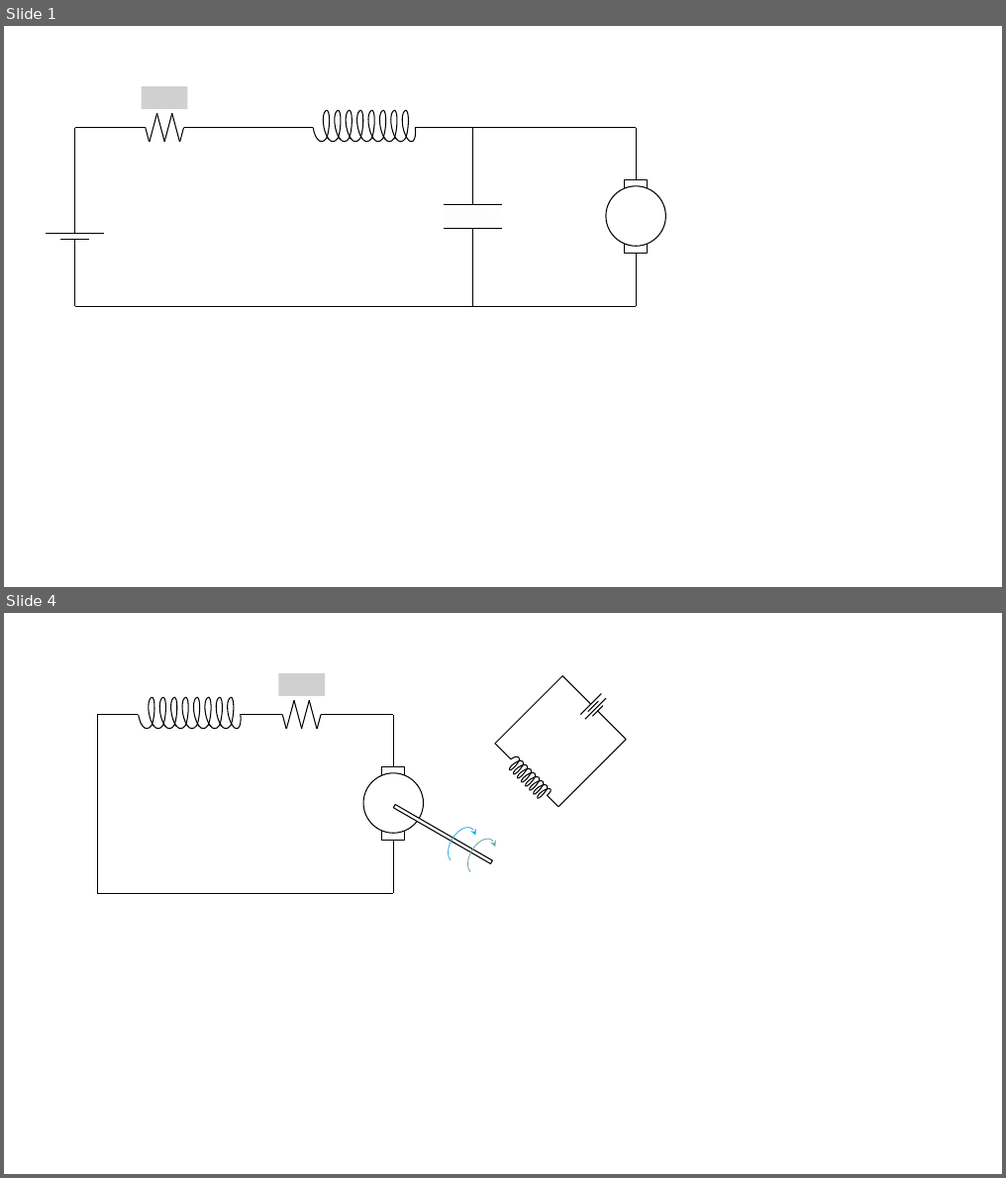
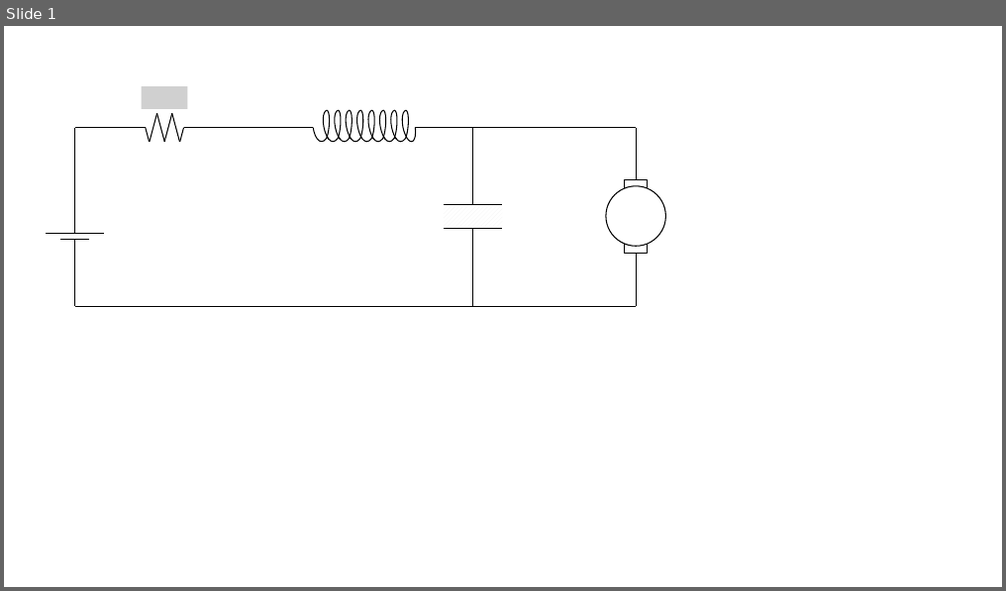
Before and after one commit to EngAhmedWaleed/Lectures-Collection, a slide deck: images/lec2/Source/From Magnetics (AW).pptx. Shown one above the other, each under a label of ours: slides 1 and 4 before the commit, slide 1 after it; the slides between them are not shown. The pictures are 1006x1178 and 1006x591 pixels, drawn with LibreOffice and Linux fonts; fonts in the diff are those of the drawing; grey boxes stand for pictures. Boxes give left, top, right and bottom in pixels: in the first picture for what was removed or moved away, otherwise in the second. Text is boxed around its words. In the diff, an @@ line names an element or a change of style, - is before the commit and + after.

```diff
--- a/images/lec2/Source/From Magnetics (AW).pptx
+++ b/images/lec2/Source/From Magnetics (AW).pptx
@@ slide 4 removed at (4,613,1002,1174), background #FFFFFF @@
@@ group removed at (138,687,243,730): 24 arc (boxed as its full ellipse)s @@
@@ group removed at (279,673,325,729): 6 lines, 1 picture @@
@@ line removed from (98, 714) to (138, 714) @@
@@ line removed from (98, 894) to (98, 715) @@
@@ line removed from (240, 715) to (282, 715) @@
@@ line removed from (321, 715) to (393, 715) @@
@@ group removed at (495,676,626,807): 24 arc (boxed as its full ellipse)s, 10 lines @@
@@ group removed at (363,715,501,894): 3 rectangles, 2 lines, 2 arc (boxed as its full ellipse)s, 1 ellipse @@
@@ line removed from (98, 894) to (393, 894) @@
```
Also in this commit, not shown: 1 slide changed, 5 slides added, 4 other slides removed, 13 other files.
